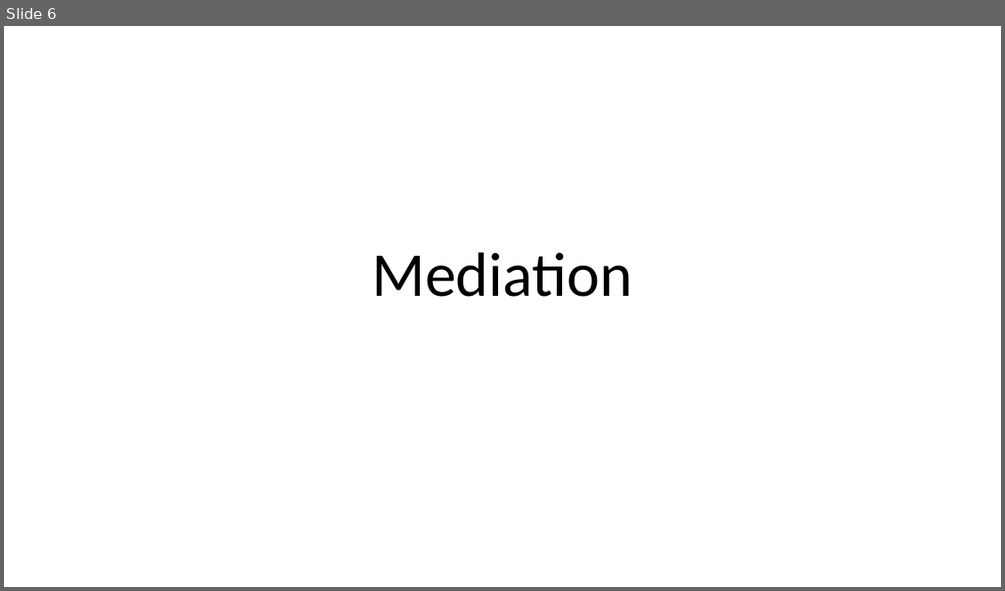
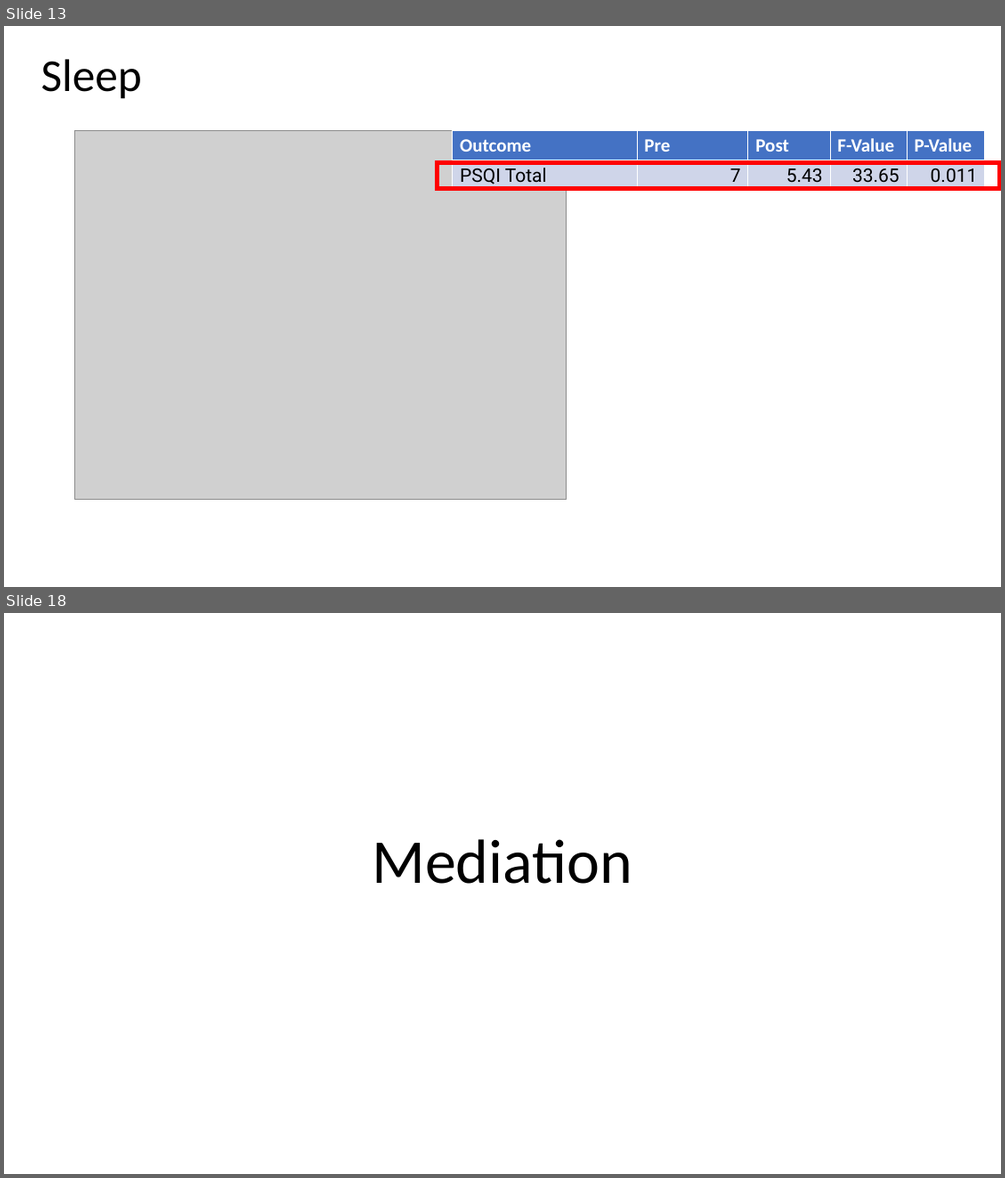
Before and after one commit to orthopedics20/longcovid, a slide deck: Long COVID RCT - Preliminary Analysis.pptx. Shown one above the other, each under a label of ours: slide 6 before the commit, slides 13 and 18 after it; the slides between them are not shown. The pictures are 1005x591 and 1005x1178 pixels, drawn with LibreOffice and Linux fonts; fonts in the diff are those of the drawing; grey boxes stand for pictures. Boxes give left, top, right and bottom in pixels: in the first picture for what was removed or moved away, otherwise in the second. Text is boxed around its words. In the diff, an @@ line names an element or a change of style, - is before the commit and + after.

```diff
--- a/Long COVID RCT - Preliminary Analysis.pptx
+++ b/Long COVID RCT - Preliminary Analysis.pptx
@@ slide 13 added at (x1=4, y1=26, x2=1001, y2=587), background #FFFFFF @@
@@ title added at (x1=41, y1=59, x2=142, y2=99), 44 pt, text #000000 @@
+Sleep
@@ picture added at (x1=74, y1=131, x2=566, y2=499) @@
@@ table added at (x1=453, y1=131, x2=985, y2=191), 2 rows, 5 columns @@
+Outcome | Pre | Post | F-Value | P-Value
+PSQI Total | 7 | 5.43 | 33.65 | 0.011
@@ rectangle added at (x1=437, y1=163, x2=999, y2=189), outline #FF0000 4.5 pt @@
@@ what was slide 6 is now slide 18 @@
```
Also in this commit, not shown: 2 slides changed, 15 other slides added, 4 slides removed, 14 other files.
